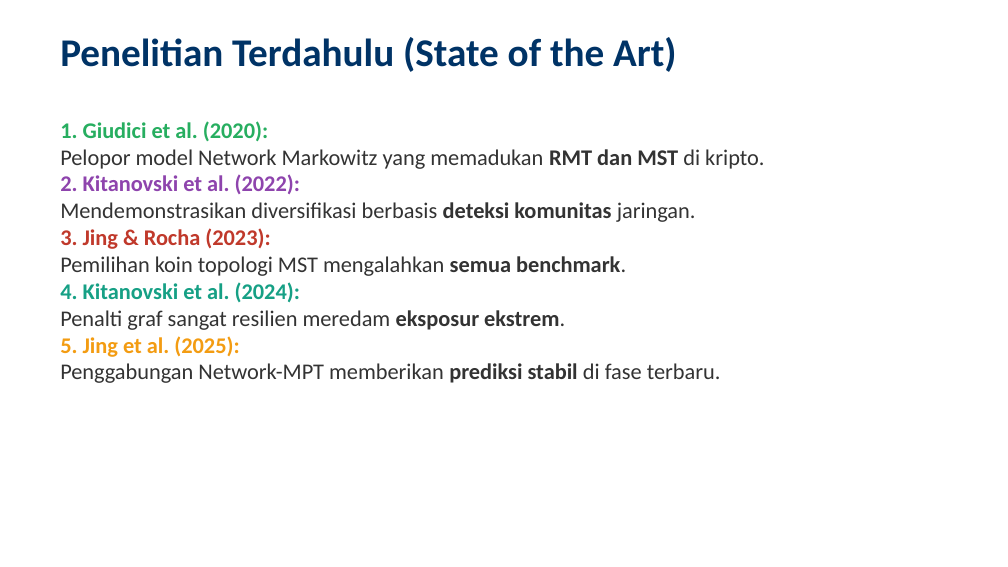
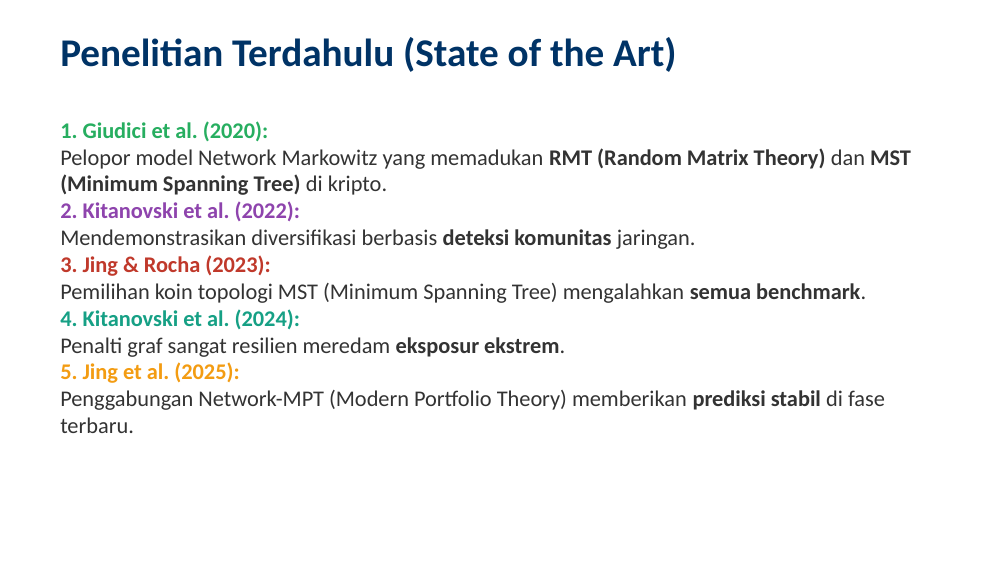
Before and after one commit to ragilrojo/RepoThesis, a slide deck: slide 5 of Presentasi_Proposal_Update.pptx. Drawn at 1008x567 pixels with LibreOffice and Linux fonts; fonts in the diff are those of the drawing. Boxes give left, top, right and bottom in pixels: in the first picture for what was removed or moved away, otherwise in the second. Text is boxed around its words. In the diff, an @@ line names an element or a change of style, - is before the commit and + after.

Commit message:
feat: add numerical example of pearson correlation and classical markowitz to presentation

```diff
--- a/Presentasi_Proposal_Update.pptx
+++ b/Presentasi_Proposal_Update.pptx
@@ text at (60, 148, 911, 195): text changed @@
-Pelopor model Network Markowitz yang memadukan RMT dan MST di kripto.
+Pelopor model Network Markowitz yang memadukan RMT (Random Matrix Theory) dan MST (Minimum Spanning Tree) di kripto.
@@ text at (60, 283, 866, 303): text changed @@
-Pemilihan koin topologi MST mengalahkan semua benchmark.
+Pemilihan koin topologi MST (Minimum Spanning Tree) mengalahkan semua benchmark.
@@ text at (60, 390, 885, 433): text changed @@
-Penggabungan Network-MPT memberikan prediksi stabil di fase terbaru.
+Penggabungan Network-MPT (Modern Portfolio Theory) memberikan prediksi stabil di fase terbaru.
```
Also in this commit, not shown: 16 other slides changed, 2 slides added, 2 other files.
